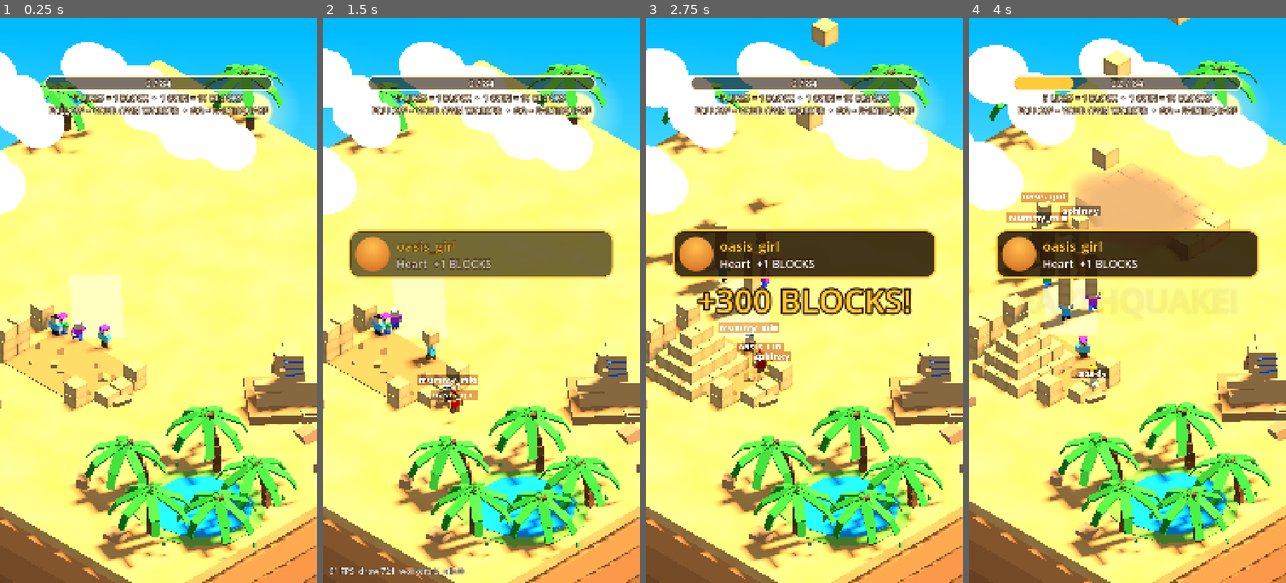
Above: before the commit, frames 1-4 (left to right).
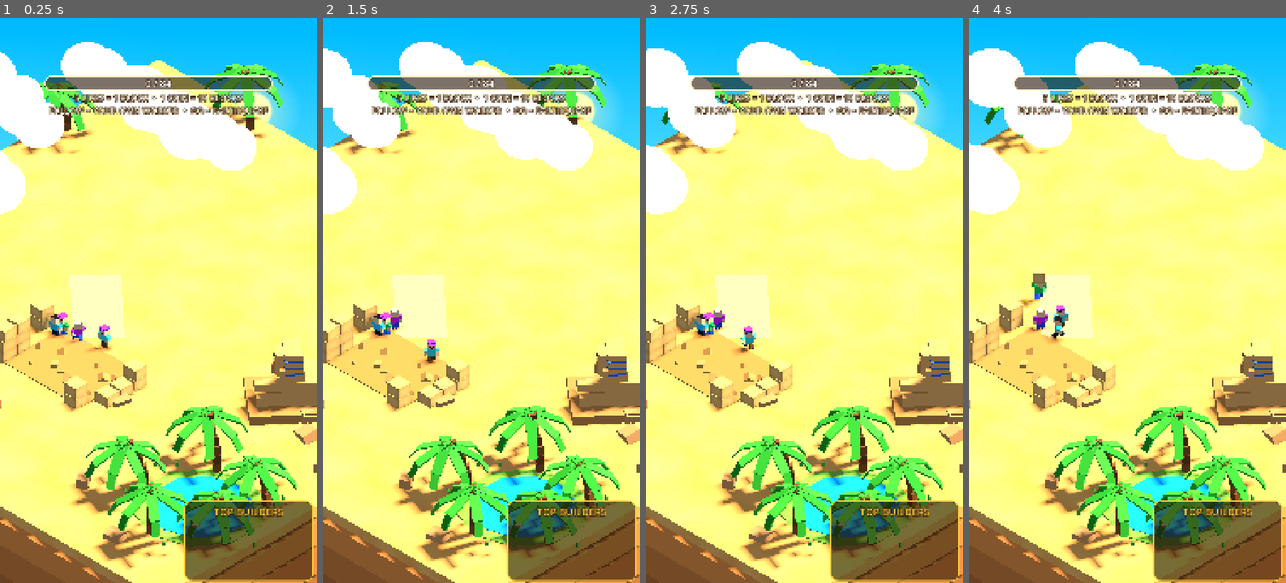
Above: after the commit, the same moments.

Repository: landsbetween/tiktok-pyramid-live
Game: Godot game, scene res://main.tscn
Two runs of this game, one before a commit and one after it. Both use one fixed random seed, a clock stepped at 60 frames per second and the inputs below. Sound files missing from this copy of the repository are replaced by a short silence.
Inputs:
- Up to frame 1 (0.25 s): no input
- Up to frame 2 (1.5 s): tap Enter at 0.5 s; hold D 0.53-1.28 s; tap L at 0.6 s; tap G at 1.35 s
- Up to frame 3 (2.75 s): hold D from 2.03 s (still down); tap H at 2.1 s
- Up to frame 4 (4 s): tap F at 2.85 s; release D at 3.53 s; tap B at 3.6 s

The runs differ from the first frame. In frame 1, 5.8% of the frame differs, in the area x 58-99%, y 85-100%; in frame 2, 15%; in frame 3, 20%; in frame 4, 36%, in the area x 0-100%, y 0-100%.

Commit message:
Levels (+1 per 500 likes / 10 coins) raise carry capacity, LV in name tags, tiered auras with light pillar, TOP BUILDERS board bottom-right with avatars and levels, avatars on the pyramid board, test keys only in --debug
Co-Authored-By: Claude Opus 5.5 <noreply@anthropic.com>

Diff:
--- a/game/scripts/main.gd
+++ b/game/scripts/main.gd
@@ -32,7 +32,14 @@
 var user_likes := {}
 var top_likers := {}   # uid -> {name, n}  whole stream
 var top_donors := {}   # uid -> {name, n}  coins, whole stream
+var top_builders := {} # uid -> {name, n}  blocks from likes + gifts + follows, whole stream
 var tops_dirty := false
+var viewer_stats := {}   # uid -> {likes, coins} whole stream: drives the level
+const LIKES_PER_LEVEL := 500
+const COINS_PER_LEVEL := 10
+var aura_tex: GradientTexture2D
+var beam_tex: GradientTexture2D
+var fx_mat_cache := {}
 var tops_t := 0.0
 var ttl_t := 0.0
 var likes_per_block := 5
@@ -173,6 +180,85 @@
 
 
 # ---------- helpers ----------
+func _glowy(tex: Texture2D, c: Color, a: float, cull := BaseMaterial3D.CULL_BACK) -> StandardMaterial3D:
+	var m := StandardMaterial3D.new()
+	m.shading_mode = BaseMaterial3D.SHADING_MODE_UNSHADED
+	m.transparency = BaseMaterial3D.TRANSPARENCY_ALPHA
+	m.blend_mode = BaseMaterial3D.BLEND_MODE_ADD
+	m.cull_mode = cull
+	m.no_depth_test = false
+	m.albedo_color = Color(c.r, c.g, c.b, a)
+	if tex:
+		m.albedo_texture = tex
+	return m
+
+
+## soft glowing disc on the ground
+func aura_mat(c: Color, a: float) -> StandardMaterial3D:
+	var key := "a%s%.2f" % [c.to_html(), a]
+	if not fx_mat_cache.has(key):
+		if aura_tex == null:
+			var g := Gradient.new()
+			g.colors = PackedColorArray([Color(1, 1, 1, 1), Color(1, 1, 1, 0.35), Color(1, 1, 1, 0)])
+			g.offsets = PackedFloat32Array([0.0, 0.55, 1.0])
+			aura_tex = GradientTexture2D.new()
+			aura_tex.gradient = g
+			aura_tex.fill = GradientTexture2D.FILL_RADIAL
+			aura_tex.fill_from = Vector2(0.5, 0.5)
+			aura_tex.fill_to = Vector2(1.0, 0.5)
+		fx_mat_cache[key] = _glowy(aura_tex, c, a)
+	return fx_mat_cache[key]
+
+
+## bright ring (HDR colour so the glow post-effect picks it up)
+func glow_mat(c: Color) -> StandardMaterial3D:
+	var key := "g%s" % c.to_html()
+	if not fx_mat_cache.has(key):
+		fx_mat_cache[key] = _glowy(null, c, 0.9)
+	return fx_mat_cache[key]
+
+
+## vertical light pillar for high levels
+func beam_mat(c: Color) -> StandardMaterial3D:
+	var key := "b%s" % c.to_html()
+	if not fx_mat_cache.has(key):
+		if beam_tex == null:
+			var g := Gradient.new()
+			g.colors = PackedColorArray([Color(1, 1, 1, 0), Color(1, 1, 1, 0.55)])
+			beam_tex = GradientTexture2D.new()
+			beam_tex.gradient = g
+			beam_tex.fill_from = Vector2(0.5, 0.0)
+			beam_tex.fill_to = Vector2(0.5, 1.0)
+		fx_mat_cache[key] = _glowy(beam_tex, c, 0.5, BaseMaterial3D.CULL_DISABLED)
+	return fx_mat_cache[key]
+
+
+func level_of(uid: String) -> int:
+	var st: Dictionary = viewer_stats.get(uid, {})
+	return 1 + int(st.get("likes", 0)) / LIKES_PER_LEVEL + int(st.get("coins", 0)) / COINS_PER_LEVEL
+
+
+func _add_stat(u: Dictionary, key: String, n: int) -> void:
+	var uid := str(u.get("id", ""))
+	if uid == "" or uid == "anon" or n <= 0:
+		return
+	if not viewer_stats.has(uid):
+		viewer_stats[uid] = {"likes": 0, "coins": 0}
+	viewer_stats[uid][key] += n
+
+
+func _sync_level(u: Dictionary) -> void:
+	var uid := str(u.get("id", ""))
+	var w = by_user.get(uid)
+	if w == null or not is_instance_valid(w):
+		return
+	var l := level_of(uid)
+	if l != w.level:
+		w.set_level(l, true)
+		if l > 1 and l % 5 == 0:
+			ui.popup("%s  LV %d!" % [str(u.get("name", uid)).substr(0, 12), l], WorkerScript.tier_color(l))
+
+
 func box_mesh(s: Vector3) -> BoxMesh:
 	var key := "%.3f_%.3f_%.3f" % [s.x, s.y, s.z]
 	if not mesh_cache.has(key):
@@ -356,17 +442,21 @@
 
 ## A viewer's own worker first carries the blocks that viewer earned with likes.
 func take_blocks_for(w) -> int:
+	var cap: int = 0 if w.npc else w.capacity()
 	if w.own > 0 and not celebrating and next_slot < slots.size():
-		var n: int = mini(w.own, 3)
+		var n: int = mini(w.own, maxi(cap, 1))
 		w.own -= n
 		return n
-	return take_blocks()
-
-
-func take_blocks() -> int:
+	return take_blocks(cap)
+
+
+## cap 0 = NPC helper (small loads); viewers lift up to their level-based capacity
+func take_blocks(cap := 0) -> int:
 	if celebrating or pending <= 0 or next_slot >= slots.size():
 		return 0
 	var n := clampi(1 + pending / 25, 1, 4)
+	if cap > 0:
+		n = cap
 	n = mini(n, pending)
 	pending -= n
 	return n
@@ -561,6 +651,7 @@
 			skin = _gift_skin(coins)
 		w = _spawn_worker(uid, str(u.get("name", uid)), true, skin)
 		w.like_only = kind == "like"
+		w.set_level(level_of(uid))
 	else:
 		w.jump()
 		if kind != "like":
@@ -604,10 +695,13 @@
 
 
 func _credit(u: Dictionary, n: int) -> void:
+	_tally(top_builders, u, n)
 	var uid := str(u.get("id", "anon"))
 	if not round_credit.has(uid):
-		round_credit[uid] = {"name": str(u.get("name", uid)), "blocks": 0}
+		round_credit[uid] = {"name": str(u.get("name", uid)), "blocks": 0, "avatar": ""}
 	round_credit[uid].blocks += n
+	if u.get("avatar") != null and str(u.get("avatar")) != "":
+		round_credit[uid].avatar = str(u.get("avatar"))
 
 
 func _tally(board: Dictionary, u: Dictionary, n: int) -> void:
@@ -624,7 +718,11 @@
 
 
 func _sorted_top(board: Dictionary) -> Array:
-	var list := board.values()
+	var list := []
+	for uid in board.keys():
+		var e: Dictionary = board[uid].duplicate()
+		e["level"] = level_of(uid)
+		list.append(e)
 	list.sort_custom(func(a, b): return a.n > b.n)
 	return list.slice(0, 5)
 
@@ -635,8 +733,15 @@
 	match str(d.get("type", "")):
 		"gift", "quake":
 			_tally(top_donors, u, int(d.get("coins", d.get("blocks", 1))))
+			_add_stat(u, "coins", int(d.get("coins", 1)))
 		"like":
 			_tally(top_likers, u, int(d.get("likes", 1)))
+			_add_stat(u, "likes", int(d.get("likes", 1)))
+	_handle_event(d, u)
+	_sync_level(u)
+
+
+func _handle_event(d: Dictionary, u: Dictionary) -> void:
 	match str(d.get("type", "")):
 		"snapshot":
 			var c = d.get("config", {})
@@ -727,7 +832,7 @@
 	if tops_dirty and tops_t > 1.0:
 		tops_t = 0.0
 		tops_dirty = false
-		ui.set_top(ui.top_likes_rows, _sorted_top(top_likers))
+		ui.set_top(ui.top_likes_rows, _sorted_top(top_builders))
 		ui.set_top(ui.top_donors_rows, _sorted_top(top_donors))
 	ttl_t += delta
 	if ttl_t > 0.5:
@@ -783,6 +888,8 @@
 func _unhandled_input(e: InputEvent) -> void:
 	if not (e is InputEventKey and e.pressed and not e.echo):
 		return
+	if not args.has("debug"):   # test keys would create fake viewers on stream
+		return
 	match e.keycode:
 		KEY_L: _demo_event("like")
 		KEY_G: _demo_event("gift")
--- a/game/scripts/ui.gd
+++ b/game/scripts/ui.gd
@@ -44,8 +44,9 @@
 	_build_progress()
 	_build_banner()
 	_build_board()
-	top_likes_rows = _build_top(Vector2(28, 338), "TOP LIKERS", Color(1, 0.55, 0.62))
-	top_donors_rows = _build_top(Vector2(552, 338), "TOP DONORS", GOLD)
+	# TOP LIKERS: bottom-right, just above TikTok's chat/buttons area
+	top_likes_rows = _build_top(Vector2(628, 1640), "TOP BUILDERS", GOLD, true, 440)
+	top_donors_rows = _build_top(Vector2(552, 338), "TOP DONORS", GOLD, false)
 	popup_label = _label("", 110, GOLD, 26)
 	popup_label.position = Vector2(0, 880)
 	popup_label.size = Vector2(1080, 160)
@@ -256,12 +257,12 @@
 	return _round
 
 
-func _build_top(pos: Vector2, heading: String, color: Color) -> Array:
+func _build_top(pos: Vector2, heading: String, color: Color, show := false, width := 500) -> Array:
 	var p := PanelContainer.new()
 	p.add_theme_stylebox_override("panel", _flat(Color(0.14, 0.08, 0.02, 0.62), 26, 4, color))
 	p.position = pos
-	p.custom_minimum_size = Vector2(500, 0)
-	p.visible = SHOW_TOPS or game.args.has("tops")
+	p.custom_minimum_size = Vector2(width, 0)
+	p.visible = show or SHOW_TOPS or game.args.has("tops")
 	root.add_child(p)
 	var m := MarginContainer.new()
 	for side in ["left", "right"]:
@@ -289,12 +290,16 @@
 		name.horizontal_alignment = HORIZONTAL_ALIGNMENT_LEFT
 		name.clip_text = true
 		name.size_flags_horizontal = Control.SIZE_EXPAND_FILL
+		var lvl := _label("", 24, Color.WHITE, 6)
+		lvl.horizontal_alignment = HORIZONTAL_ALIGNMENT_RIGHT
+		lvl.custom_minimum_size = Vector2(76, 0)
 		var val := _label("", 29, color, 8)
 		val.horizontal_alignment = HORIZONTAL_ALIGNMENT_RIGHT
 		val.custom_minimum_size = Vector2(110, 0)
 		h.add_child(name)
+		h.add_child(lvl)
 		h.add_child(val)
-		rows.append([name, val, av])
+		rows.append([name, val, av, lvl])
 	rows[0][0].text = "—"
 	return rows
 
@@ -318,10 +323,14 @@
 			r[1].text = short_num(int(entries[i].n))
 			r[2].visible = true
 			avatar_into(r[2], str(entries[i].get("avatar", "")))
+			var l := int(entries[i].get("level", 1))
+			r[3].text = "LV%d" % l
+			r[3].add_theme_color_override("font_color", game.WorkerScript.tier_color(l).lightened(0.2))
 		else:
 			r[0].text = "—" if i == 0 and entries.is_empty() else ""
 			r[1].text = ""
 			r[2].visible = false
+			r[3].text = ""
 
 
 func popup(text: String, color := GOLD) -> void:
@@ -368,9 +377,20 @@
 	var medals := [Color(1, 0.84, 0.2), Color(0.85, 0.88, 0.95), Color(0.95, 0.6, 0.3)]
 	for i in mini(top.size(), 5):
 		var e: Dictionary = top[i]
+		var row := HBoxContainer.new()
+		row.alignment = BoxContainer.ALIGNMENT_CENTER
+		row.add_theme_constant_override("separation", 16)
+		var av := TextureRect.new()
+		av.custom_minimum_size = Vector2(58, 58)
+		av.expand_mode = TextureRect.EXPAND_IGNORE_SIZE
+		av.stretch_mode = TextureRect.STRETCH_KEEP_ASPECT_COVERED
+		av.material = _round_mat()
+		avatar_into(av, str(e.get("avatar", "")))
+		row.add_child(av)
 		var l := _label("%d.  %s  —  %d" % [i + 1, str(e.name).substr(0, 16), int(e.blocks)], 44,
 			medals[i] if i < 3 else Color.WHITE, 12)
-		board_list.add_child(l)
+		row.add_child(l)
+		board_list.add_child(row)
 	board_list.add_child(_label("Next: " + theme_name, 34, Color(0.8, 0.95, 1.0), 10))
 	board.visible = true
 	board.scale = Vector2(0.6, 0.6)
--- a/game/scripts/worker.gd
+++ b/game/scripts/worker.gd
@@ -42,6 +42,12 @@
 var head: Node3D
 var stack: Node3D
 var tag: Node3D
+var tag_lbl: Label3D
+var tag_bg: MeshInstance3D
+var level := 1
+var aura: Node3D
+var aura_ring: MeshInstance3D
+var aura_t := 0.0
 
 
 func setup(g, uid: String, uname: String, skin_name: String) -> void:
@@ -224,31 +230,106 @@
 
 # ---------- Minecraft-style name tag ----------
 func _make_tag(uname: String) -> void:
-	var text := uname.substr(0, 16)
 	tag = Node3D.new()
 	tag.position = Vector3(0, TAG_Y, 0)
 	add_child(tag)
-	var lbl := Label3D.new()
-	lbl.text = text
-	lbl.font = game.tag_font
-	lbl.font_size = 16
-	lbl.pixel_size = 0.026
-	lbl.outline_size = 0
-	lbl.modulate = Color(1, 1, 1)
-	lbl.texture_filter = BaseMaterial3D.TEXTURE_FILTER_NEAREST
-	lbl.billboard = BaseMaterial3D.BILLBOARD_ENABLED
-	lbl.no_depth_test = true
-	lbl.render_priority = 11
-	lbl.shaded = false
-	tag.add_child(lbl)
+	tag_lbl = Label3D.new()
+	tag_lbl.font = game.tag_font
+	tag_lbl.font_size = 16
+	tag_lbl.pixel_size = 0.026
+	tag_lbl.outline_size = 0
+	tag_lbl.texture_filter = BaseMaterial3D.TEXTURE_FILTER_NEAREST
+	tag_lbl.billboard = BaseMaterial3D.BILLBOARD_ENABLED
+	tag_lbl.no_depth_test = true
+	tag_lbl.render_priority = 11
+	tag_lbl.shaded = false
+	tag.add_child(tag_lbl)
+	tag_bg = MeshInstance3D.new()
+	tag_bg.mesh = QuadMesh.new()
+	tag_bg.material_override = game.tag_bg_mat
+	tag_bg.cast_shadow = GeometryInstance3D.SHADOW_CASTING_SETTING_OFF
+	tag.add_child(tag_bg)
+	_refresh_tag()
+
+
+func _refresh_tag() -> void:
+	if tag_lbl == null:
+		return
+	var text := "LV%d %s" % [level, display_name.substr(0, 14)]
+	tag_lbl.text = text
+	tag_lbl.modulate = Color(1, 1, 1) if level < 2 else tier_color(level).lightened(0.35)
 	var sz: Vector2 = game.tag_font.get_string_size(text, HORIZONTAL_ALIGNMENT_LEFT, -1, 16)
-	var q := MeshInstance3D.new()
-	var qm := QuadMesh.new()
-	qm.size = Vector2(sz.x * 0.026 + 0.16, 16 * 0.026 + 0.08)
-	q.mesh = qm
-	q.material_override = game.tag_bg_mat
-	q.cast_shadow = GeometryInstance3D.SHADOW_CASTING_SETTING_OFF
-	tag.add_child(q)
+	(tag_bg.mesh as QuadMesh).size = Vector2(sz.x * 0.026 + 0.16, 16 * 0.026 + 0.08)
+
+
+# ---------- levels and aura ----------
+static func tier_color(l: int) -> Color:
+	if l >= 50: return Color(1.0, 0.25, 0.2)
+	if l >= 20: return Color(1.0, 0.8, 0.2)
+	if l >= 10: return Color(0.75, 0.35, 1.0)
+	if l >= 5: return Color(0.35, 1.0, 0.45)
+	if l >= 2: return Color(0.3, 0.85, 1.0)
+	return Color(0.9, 0.95, 1.0)
+
+
+## Max blocks this worker lifts at once: grows with the viewer's level.
+func capacity() -> int:
+	return mini(level + 2, 30)
+
+
+func set_level(l: int, celebrate := false) -> void:
+	l = maxi(1, l)
+	var up := l > level
+	level = l
+	_refresh_tag()
+	_build_aura()
+	if celebrate and up:
+		jump()
+		game.fx.dust(global_position + Vector3(0, 0.3, 0))
+
+
+func _build_aura() -> void:
+	if npc:
+		return
+	if aura:
+		aura.queue_free()
+	aura = Node3D.new()
+	aura.position = Vector3(0, 0.04, 0)
+	add_child(aura)
+	var c := tier_color(level)
+	var k := clampf(0.55 + level * 0.03, 0.55, 1.4)
+	var disc := MeshInstance3D.new()
+	var q := QuadMesh.new()
+	q.size = Vector2(1.5, 1.5) * k
+	q.orientation = PlaneMesh.FACE_Y
+	disc.mesh = q
+	disc.material_override = game.aura_mat(c, 0.55 + minf(level, 20) * 0.02)
+	disc.cast_shadow = GeometryInstance3D.SHADOW_CASTING_SETTING_OFF
+	aura.add_child(disc)
+	aura_ring = MeshInstance3D.new()
+	var t := TorusMesh.new()
+	t.inner_radius = 0.5 * k
+	t.outer_radius = 0.56 * k
+	t.rings = 32
+	t.ring_segments = 6
+	aura_ring.mesh = t
+	aura_ring.material_override = game.glow_mat(c * 1.8)
+	aura_ring.cast_shadow = GeometryInstance3D.SHADOW_CASTING_SETTING_OFF
+	aura_ring.scale = Vector3(1, 0.3, 1)
+	aura.add_child(aura_ring)
+	if level >= 10:
+		var beam := MeshInstance3D.new()
+		var cy := CylinderMesh.new()
+		cy.top_radius = 0.42 * k
+		cy.bottom_radius = 0.5 * k
+		cy.height = 2.6
+		cy.cap_top = false
+		cy.cap_bottom = false
+		beam.mesh = cy
+		beam.position.y = 1.3
+		beam.material_override = game.beam_mat(c)
+		beam.cast_shadow = GeometryInstance3D.SHADOW_CASTING_SETTING_OFF
+		aura.add_child(beam)
 
 
 # ---------- helpers ----------
@@ -273,15 +354,22 @@
 	carry = n
 	for c in stack.get_children():
 		c.queue_free()
+	var wide := n > 6
+	var sc := CARRY_SCALE * (0.62 if wide else 1.0)
+	var per := 4 if wide else 1
 	for i in n:
 		var b := MeshInstance3D.new()
 		b.mesh = game.block_mesh
 		b.material_override = game.carry_mat
-		b.scale = Vector3.ONE * CARRY_SCALE
-		b.position = Vector3(0, CARRY_SCALE * (0.5 + i), 0)
+		b.scale = Vector3.ONE * sc
+		var layer := i / per
+		var off := Vector3.ZERO
+		if wide:
+			off = Vector3(((i % 2) - 0.5) * sc, 0, (((i / 2) % 2) - 0.5) * sc)
+		b.position = Vector3(0, sc * (0.5 + layer), 0) + off
 		stack.add_child(b)
 	if tag:
-		tag.position.y = TAG_Y + n * CARRY_SCALE
+		tag.position.y = TAG_Y + ceili(float(n) / per) * sc
 
 
 func jump() -> void:
@@ -306,6 +394,11 @@
 func _process(delta: float) -> void:
 	if state == GONE:
 		return
+	if aura:
+		aura_t += delta
+		aura.rotation.y += delta * 1.2
+		var pulse := 1.0 + sin(aura_t * 3.0) * 0.06
+		aura.scale = Vector3(pulse, 1, pulse)
 	anim_t += delta
 	timer -= delta
 	match state:
Not shown, changed: README.md
